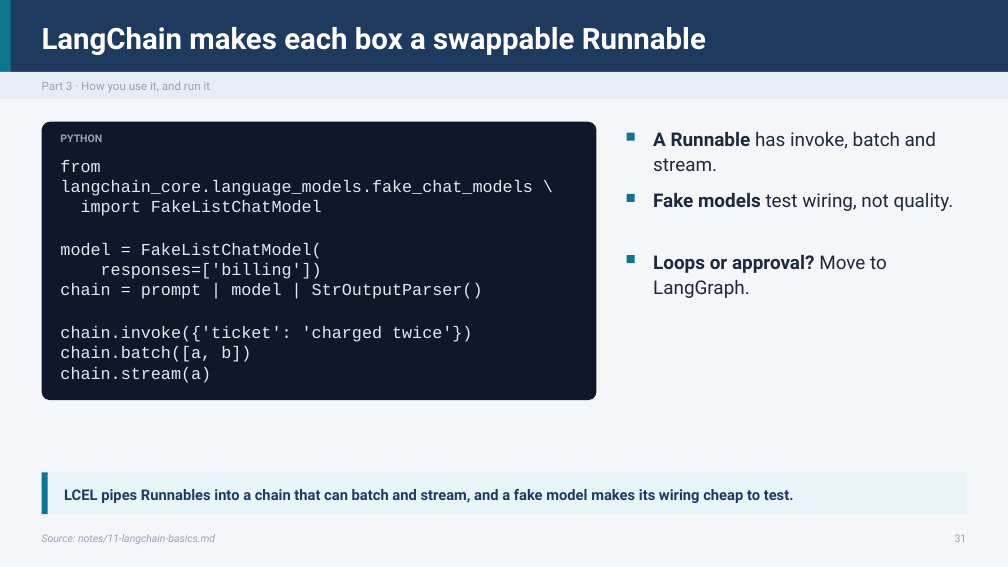
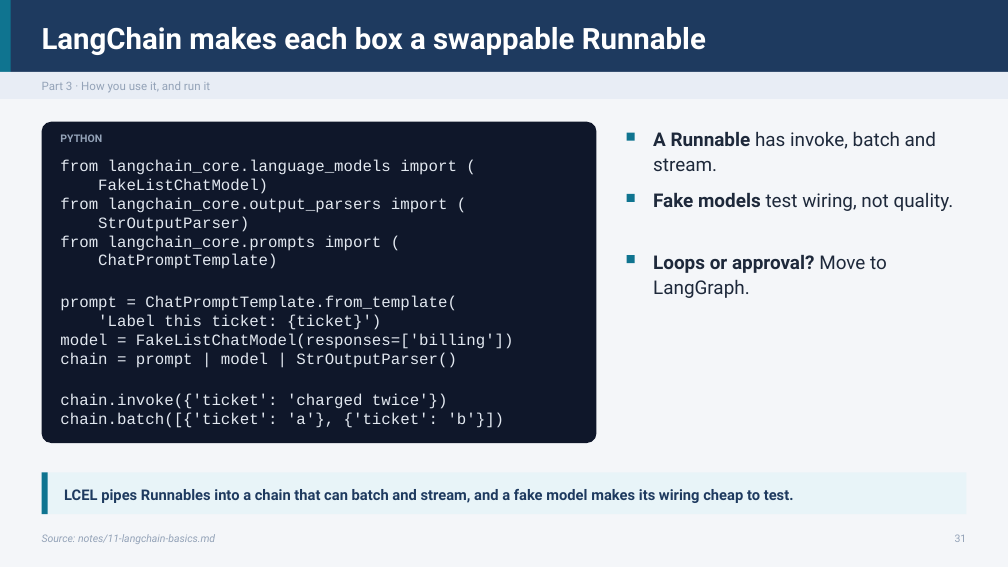
Before and after one commit to ramseywise/learn-ai-engineering, a slide deck: slide 31 of generative-ai/01-llm-fundamentals/slides/llm-fundamentals.pptx. Drawn at 1008x567 pixels with LibreOffice and Linux fonts; fonts in the diff are those of the drawing. Boxes give left, top, right and bottom in pixels: in the first picture for what was removed or moved away, otherwise in the second. Text is boxed around its words. In the diff, an @@ line names an element or a change of style, - is before the commit and + after.

```diff
--- a/generative-ai/01-llm-fundamentals/slides/llm-fundamentals.pptx
+++ b/generative-ai/01-llm-fundamentals/slides/llm-fundamentals.pptx
@@ rounded rectangle: place and size @@
-rounded rectangle at (42, 122, 597, 400)
+rounded rectangle at (42, 122, 597, 443)
@@ text at (60, 159, 514, 349): text changed; size 16 to 15 pt @@
-from langchain_core.language_models.fake_chat_models \
-import FakeListChatModel
-model = FakeListChatModel(
-responses=['billing'])
+from langchain_core.language_models import (
+FakeListChatModel)
+from langchain_core.output_parsers import (
+StrOutputParser)
+from langchain_core.prompts import (
+ChatPromptTemplate)
+prompt = ChatPromptTemplate.from_template(
+'Label this ticket: {ticket}')
+model = FakeListChatModel(responses=['billing'])
@@ text at (60, 352, 456, 409): size 16 to 15 pt in "chain = prompt | model | StrOutputParser()", "chain.invoke({'ticket': 'charged twice'})" @@
@@ text at (60, 413, 505, 428): text changed; size 16 to 15 pt @@
-chain.batch([a, b])
-chain.stream(a)
+chain.batch([{'ticket': 'a'}, {'ticket': 'b'}])
```
Also in this commit, not shown: 5 other slides changed, 53 other files.
